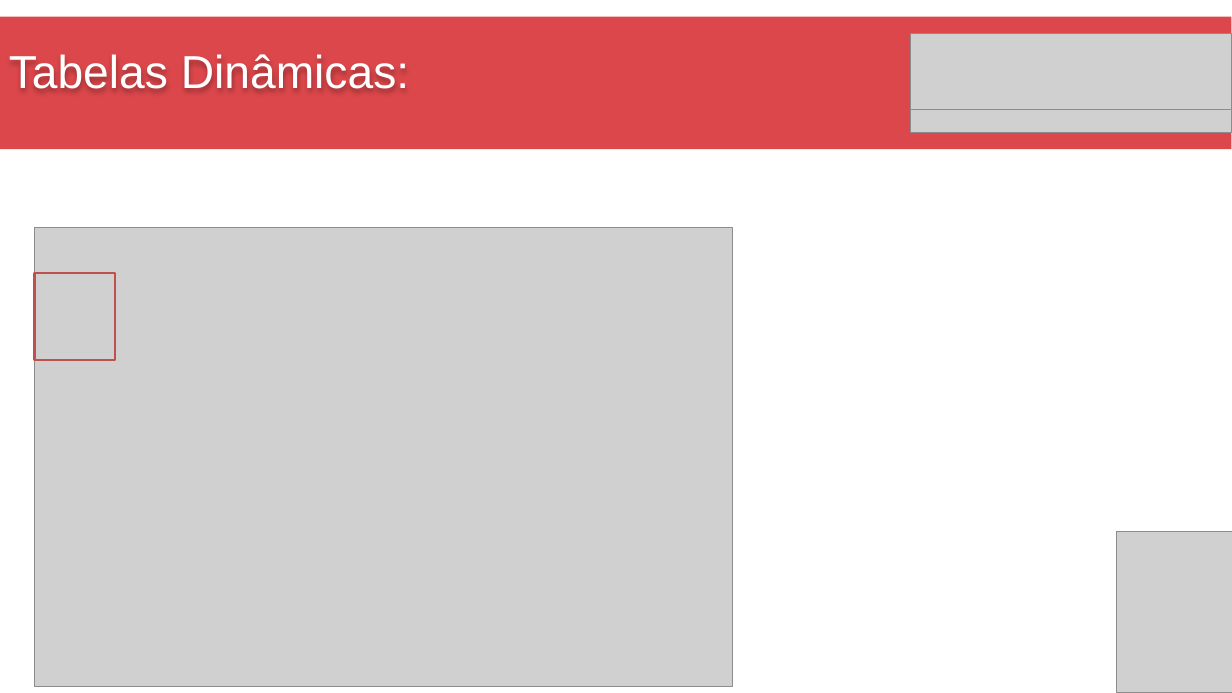
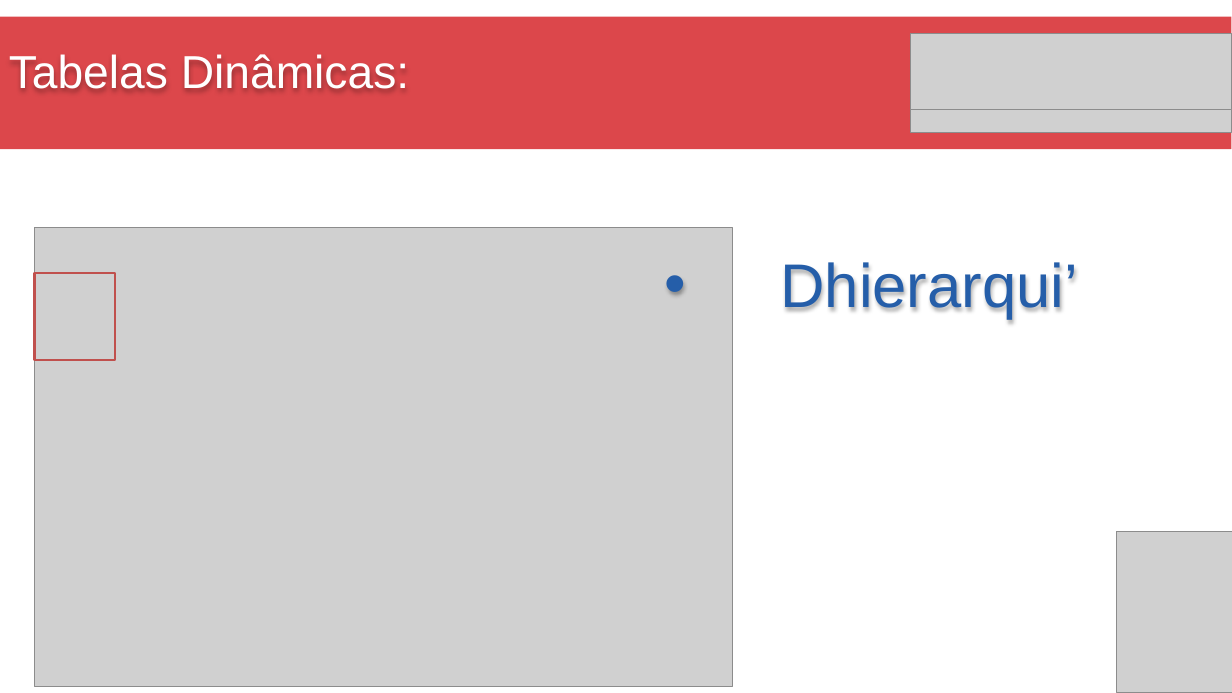
Before and after one commit to Marcsuper/TeachX, a slide deck: slide 7 of Turma Intensivo - Manhã Julho 2017/Aula 3/Aula de Excel 3.pptx. Drawn at 1232x693 pixels with LibreOffice and Linux fonts; fonts in the diff are those of the drawing; grey boxes stand for pictures. Boxes give left, top, right and bottom in pixels: in the first picture for what was removed or moved away, otherwise in the second. Text is boxed around its words. In the diff, an @@ line names an element or a change of style, - is before the commit and + after.

```diff
--- a/Turma Intensivo - Manhã Julho 2017/Aula 3/Aula de Excel 3.pptx
+++ b/Turma Intensivo - Manhã Julho 2017/Aula 3/Aula de Excel 3.pptx
@@ text added at box(780, 262, 1078, 319), 48 pt, text #255EA9 @@
+• Dhierarqui’
```
Also in this commit, not shown: 1 other slide changed, 15 other files.
